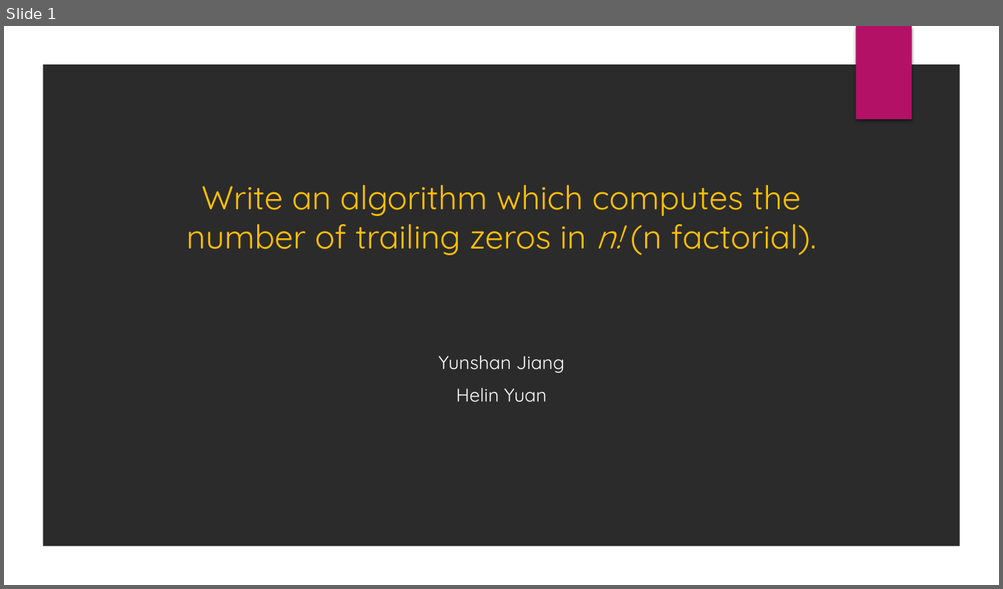
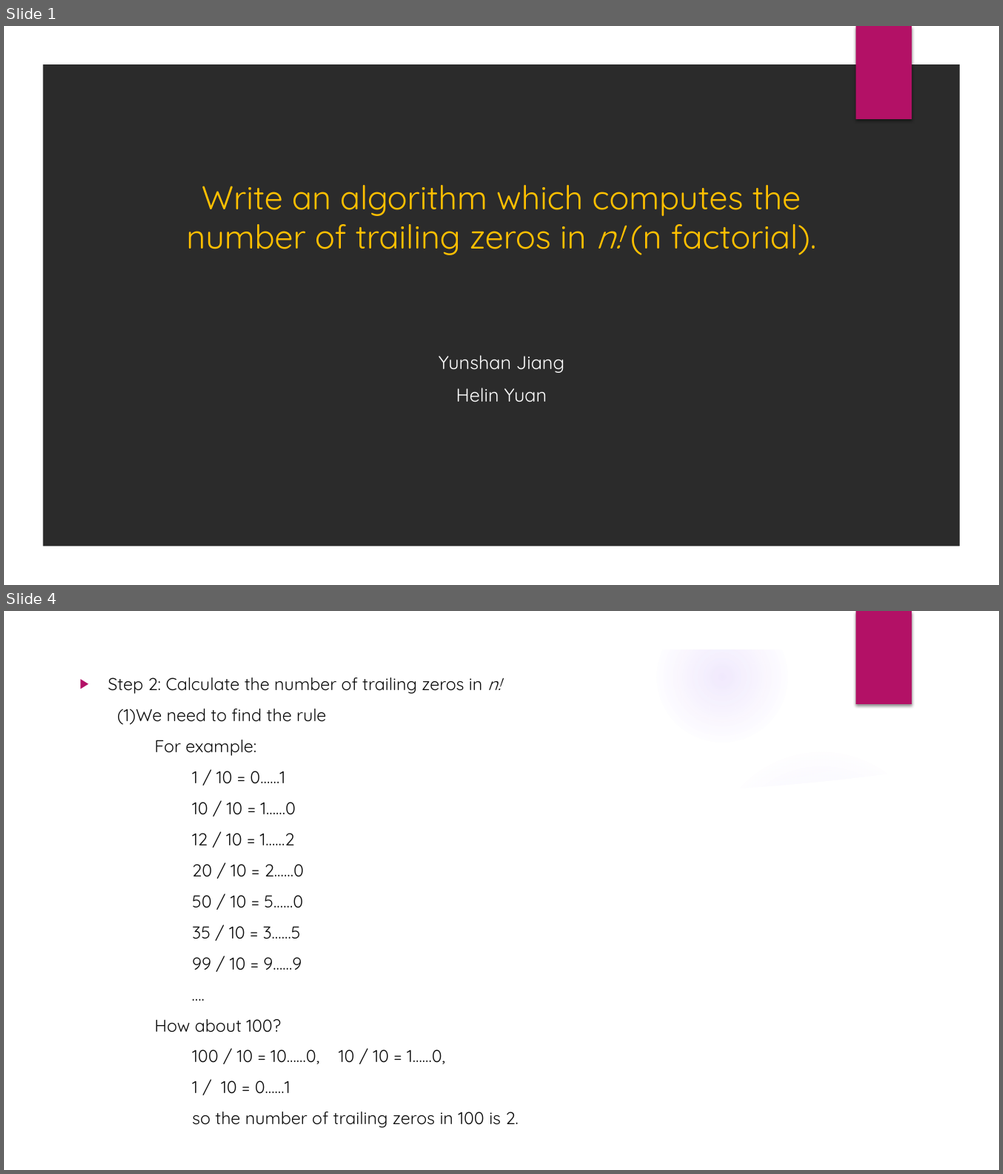
Before and after one commit to YunshanJiang/TripleTreeEngine, a slide deck: Docs/Advance programming PPT.pptx. Shown one above the other, each under a label of ours: slide 1 before the commit, slides 1 and 4 after it; the slides between them are not shown. The pictures are 1003x589 and 1003x1174 pixels, drawn with LibreOffice and Linux fonts; fonts in the diff are those of the drawing; background and template pictures are left out; a plain dark background stands for a picture behind light text. Boxes give left, top, right and bottom in pixels: in the first picture for what was removed or moved away, otherwise in the second. Text is boxed around its words. In the diff, an @@ line names an element or a change of style, - is before the commit and + after.

```diff
--- a/Docs/Advance programming PPT.pptx
+++ b/Docs/Advance programming PPT.pptx
@@ slide 4 added at (x1=4, y1=611, x2=999, y2=1170), background picture (left out); not listed: 2 template elements that a slide beside it also shows @@
@@ text added at (x1=108, y1=678, x2=518, y2=1128), 16.6 pt, text #0D0D0D @@
+▶ Step 2: Calculate the number of trailing zeros in n!
+(1)We need to find the rule
+For example:
+1 / 10 = 0……1
+10 / 10 = 1……0
+12 / 10 = 1……2
+20 / 10 = 2……0
+50 / 10 = 5……0
+35 / 10 = 3……5
+99 / 10 = 9……9
+….
+How about 100?
+100 / 10 = 10……0, 10 / 10 = 1……0,
+1 / 10 = 0……1
+so the number of trailing zeros in 100 is 2.
@@ group added at (x1=4, y1=612, x2=967, y2=1170): 5 ellipses, 2 freeform shapes @@
```
Also in this commit, not shown: 5 other slides added, 32 other files.
